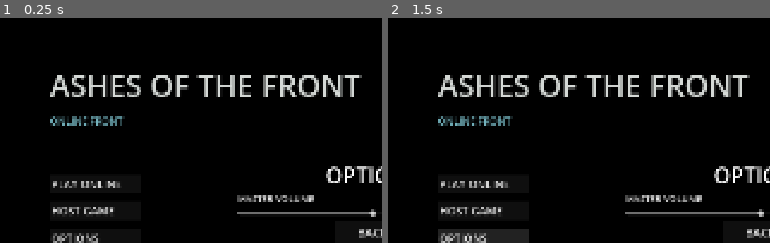
Above: before the commit, frames 1-2 (left to right).
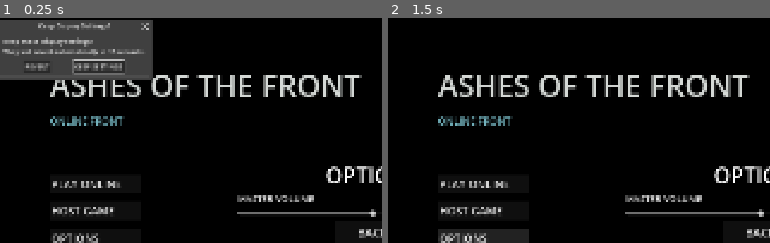
Above: after the commit, the same moments.

Repository: HexandRoach/Ashesofthefront
Game: Godot game, scene res://scenes/main_menu.tscn
The game is run twice, just before and just after one commit, with the same random seed, the same clock (stepped at 60 frames per second) and the same inputs. Video files are missing from this copy of the repository; at most half a second of black plays in their place.
Inputs (mouse positions are % of the whole screen's width and height, from its top left):
- Up to frame 1 (0.25 s): no input
- Up to frame 2 (1.5 s): click (5, 11) at 0.5 s, where only the run after the commit has a clickable "REVERT"; click "OPTIONS" at 1.25 s
The pictures show only the part of the screen within x 0-50%, y 0-50%; the shares and areas given below are measured in that part.

The runs differ from the first frame. In frame 1, 11% of the frame differs, in the area x 0-41%, y 0-28%; in frame 2, nothing differs.

Commit message:
Add graphics settings page

Diff:
--- a/project.godot
+++ b/project.godot
@@ -29,4 +29,3 @@
 [rendering]
 
 rendering_device/driver.windows="d3d12"
-renderer/rendering_method="gl_compatibility"
--- a/scenes/main_menu.gd
+++ b/scenes/main_menu.gd
@@ -9,22 +9,54 @@
 	Vector2i(2560, 1440)
 ]
 
+# 0 means unlimited / uncapped.
+const FRAME_RATE_LIMITS: Array[int] = [
+	0,
+	30,
+	60,
+	120,
+	144,
+	165,
+	240
+]
+
 const DEFAULT_WINDOWED_RESOLUTION_INDEX := 0
 const DEFAULT_FULLSCREEN_RESOLUTION_INDEX := 2
 const DEFAULT_DISPLAY_MODE_INDEX := 1
 const DEFAULT_MASTER_VOLUME := 0.5
 
-# These paths are relative to MainMenu.
+# 0 = OFF
+# 1 = ON
+# 2 = ADAPTIVE
+const DEFAULT_VSYNC_INDEX := 1
+
+# 0 = Unlimited
+# 1 = 30 FPS
+# 2 = 60 FPS
+# 3 = 120 FPS
+# 4 = 144 FPS
+# 5 = 165 FPS
+# 6 = 240 FPS
+const DEFAULT_FRAME_RATE_LIMIT_INDEX := 2
+
 @onready var display_mode_option: OptionButton = $OptionsOverlay/OptionsLayout/SettingsPages/VideoPage/DisplayModeOption
+@onready var resolution_option: OptionButton = $OptionsOverlay/OptionsLayout/SettingsPages/VideoPage/ResolutionOption
+@onready var vsync_option: OptionButton = $OptionsOverlay/OptionsLayout/SettingsPages/VideoPage/VSyncOption
+@onready var frame_rate_limit_option: OptionButton = $OptionsOverlay/OptionsLayout/SettingsPages/VideoPage/FrameRateLimitOption
+
 @onready var master_volume_slider: HSlider = $OptionsOverlay/OptionsLayout/MasterVolumeSlider
 @onready var exit_dialog: ConfirmationDialog = $ExitDialog
+
 @onready var video_page: VBoxContainer = $OptionsOverlay/OptionsLayout/SettingsPages/VideoPage
-
-# Your Scene tree showed this spelling:
-# ResoultionOption
-@onready var resolution_option: OptionButton = $OptionsOverlay/OptionsLayout/SettingsPages/VideoPage/ResolutionOption
+@onready var graphics_page: VBoxContainer = $OptionsOverlay/OptionsLayout/SettingsPages/GraphicsPage
+
+# These must be direct children of MainMenu.
+@onready var video_confirm_dialog: ConfirmationDialog = $VideoConfirmDialog
+@onready var video_confirm_timer: Timer = $VideoConfirmTimer
+@onready var graphics_settings_button: Button = $OptionsOverlay/OptionsLayout/CategoryButtons/GraphicsSettingsButton
 
 var exit_dialog_open := false
+var video_change_pending := false
 
 # 0 = 1280 x 720
 # 1 = 1600 x 900
@@ -38,10 +70,26 @@
 # 1 = FULLSCREEN
 var current_display_mode_index := DEFAULT_DISPLAY_MODE_INDEX
 
+# 0 = OFF
+# 1 = ON
+# 2 = ADAPTIVE
+var current_vsync_index := DEFAULT_VSYNC_INDEX
+
+# Index into FRAME_RATE_LIMITS.
+var current_frame_rate_limit_index := DEFAULT_FRAME_RATE_LIMIT_INDEX
+
+# Confirmed display settings, used when the player chooses REVERT
+# or the 10-second confirmation timer reaches zero.
+var previous_windowed_resolution_index := DEFAULT_WINDOWED_RESOLUTION_INDEX
+var previous_fullscreen_resolution_index := DEFAULT_FULLSCREEN_RESOLUTION_INDEX
+var previous_display_mode_index := DEFAULT_DISPLAY_MODE_INDEX
+
 
 func _ready() -> void:
 	_setup_display_mode_options()
 	_setup_resolution_options()
+	_setup_vsync_options()
+	_setup_frame_rate_limit_options()
 
 	_load_settings()
 	_apply_loaded_video_settings()
@@ -50,7 +98,24 @@
 	exit_dialog.get_cancel_button().hide()
 	exit_dialog.dialog_close_on_escape = false
 
+	video_confirm_dialog.title = "Keep Display Settings?"
+	video_confirm_dialog.dialog_text = (
+		"Keep these display settings?\n"
+		+ "They will revert automatically in 10 seconds."
+	)
+	video_confirm_dialog.dialog_close_on_escape = false
+	video_confirm_dialog.exclusive = true
+	video_confirm_dialog.get_ok_button().text = "KEEP SETTINGS"
+	video_confirm_dialog.get_cancel_button().text = "REVERT"
+
+	video_confirm_timer.wait_time = 10.0
+	video_confirm_timer.one_shot = true
+
 	video_page.hide()
+	graphics_page.hide()
+	graphics_settings_button.pressed.connect(
+	_on_graphics_settings_button_pressed
+)
 
 
 func _setup_display_mode_options() -> void:
@@ -63,10 +128,30 @@
 	resolution_option.clear()
 
 	for resolution: Vector2i in RESOLUTIONS:
-		resolution_option.add_item("%d x %d" % [
-			resolution.x,
-			resolution.y
-		])
+		resolution_option.add_item(
+			"%d x %d" % [
+				resolution.x,
+				resolution.y
+			]
+		)
+
+
+func _setup_vsync_options() -> void:
+	vsync_option.clear()
+	vsync_option.add_item("OFF")
+	vsync_option.add_item("ON")
+	vsync_option.add_item("ADAPTIVE")
+
+
+func _setup_frame_rate_limit_options() -> void:
+	frame_rate_limit_option.clear()
+	frame_rate_limit_option.add_item("UNLIMITED")
+	frame_rate_limit_option.add_item("30 FPS")
+	frame_rate_limit_option.add_item("60 FPS")
+	frame_rate_limit_option.add_item("120 FPS")
+	frame_rate_limit_option.add_item("144 FPS")
+	frame_rate_limit_option.add_item("165 FPS")
+	frame_rate_limit_option.add_item("240 FPS")
 
 
 func _load_settings() -> void:
@@ -74,9 +159,28 @@
 	var load_error: Error = config.load(SETTINGS_PATH)
 
 	if load_error != OK:
+		current_windowed_resolution_index = (
+			DEFAULT_WINDOWED_RESOLUTION_INDEX
+		)
+
+		current_fullscreen_resolution_index = (
+			DEFAULT_FULLSCREEN_RESOLUTION_INDEX
+		)
+
+		current_display_mode_index = (
+			DEFAULT_DISPLAY_MODE_INDEX
+		)
+
+		current_vsync_index = DEFAULT_VSYNC_INDEX
+
+		current_frame_rate_limit_index = (
+			DEFAULT_FRAME_RATE_LIMIT_INDEX
+		)
+
 		master_volume_slider.set_value_no_signal(
 			DEFAULT_MASTER_VOLUME
 		)
+
 		_set_master_volume(DEFAULT_MASTER_VOLUME)
 		return
 
@@ -118,6 +222,26 @@
 		1
 	)
 
+	current_vsync_index = clampi(
+		int(config.get_value(
+			"video",
+			"vsync_index",
+			DEFAULT_VSYNC_INDEX
+		)),
+		0,
+		2
+	)
+
+	current_frame_rate_limit_index = clampi(
+		int(config.get_value(
+			"video",
+			"frame_rate_limit_index",
+			DEFAULT_FRAME_RATE_LIMIT_INDEX
+		)),
+		0,
+		FRAME_RATE_LIMITS.size() - 1
+	)
+
 	master_volume_slider.set_value_no_signal(saved_volume)
 	_set_master_volume(saved_volume)
 
@@ -149,6 +273,18 @@
 		"video",
 		"display_mode_index",
 		current_display_mode_index
+	)
+
+	config.set_value(
+		"video",
+		"vsync_index",
+		current_vsync_index
+	)
+
+	config.set_value(
+		"video",
+		"frame_rate_limit_index",
+		current_frame_rate_limit_index
 	)
 
 	var save_error: Error = config.save(SETTINGS_PATH)
@@ -171,10 +307,51 @@
 			false
 		)
 
+	_apply_vsync(current_vsync_index)
+	_apply_frame_rate_limit(current_frame_rate_limit_index)
+
+
+func _apply_vsync(index: int) -> void:
+	current_vsync_index = clampi(index, 0, 2)
+	vsync_option.select(current_vsync_index)
+
+	match current_vsync_index:
+		0:
+			DisplayServer.window_set_vsync_mode(
+				DisplayServer.VSYNC_DISABLED
+			)
+
+		1:
+			DisplayServer.window_set_vsync_mode(
+				DisplayServer.VSYNC_ENABLED
+			)
+
+		2:
+			DisplayServer.window_set_vsync_mode(
+				DisplayServer.VSYNC_ADAPTIVE
+			)
+
+
+func _apply_frame_rate_limit(index: int) -> void:
+	current_frame_rate_limit_index = clampi(
+		index,
+		0,
+		FRAME_RATE_LIMITS.size() - 1
+	)
+
+	frame_rate_limit_option.select(
+		current_frame_rate_limit_index
+	)
+
+	Engine.max_fps = FRAME_RATE_LIMITS[
+		current_frame_rate_limit_index
+	]
+
 
 func _on_options_button_pressed() -> void:
 	_update_display_mode_selection()
 	video_page.hide()
+	graphics_page.hide()
 	$OptionsOverlay.show()
 
 
@@ -184,34 +361,135 @@
 
 func _on_option_back_button_pressed() -> void:
 	video_page.hide()
+	graphics_page.hide()
 	$OptionsOverlay.hide()
 
 
 func _on_display_mode_option_item_selected(index: int) -> void:
+	if video_change_pending:
+		return
+
+	if index != 0 and index != 1:
+		return
+
+	_begin_video_change_confirmation()
+
 	if index == 0:
 		_set_windowed_resolution(
 			current_windowed_resolution_index,
-			true
-		)
-
-	elif index == 1:
+			false
+		)
+	else:
 		_set_fullscreen_resolution(
 			current_fullscreen_resolution_index,
-			true
+			false
 		)
 
 
 func _on_resolution_option_item_selected(index: int) -> void:
+	if video_change_pending:
+		return
+
 	if index < 0 or index >= RESOLUTIONS.size():
 		return
 
-	# 1280 x 720 and 1600 x 900 are windowed choices.
+	_begin_video_change_confirmation()
+
+	# 1280 x 720 and 1600 x 900 are windowed options.
 	if index == 0 or index == 1:
-		_set_windowed_resolution(index, true)
-
-	# 1920 x 1080 and 2560 x 1440 are fullscreen choices.
-	elif index == 2 or index == 3:
-		_set_fullscreen_resolution(index, true)
+		_set_windowed_resolution(index, false)
+
+	# 1920 x 1080 and 2560 x 1440 are fullscreen options.
+	else:
+		_set_fullscreen_resolution(index, false)
+
+
+func _on_vsync_option_item_selected(index: int) -> void:
+	if index < 0 or index > 2:
+		return
+
+	_apply_vsync(index)
+	_save_settings()
+
+
+func _on_frame_rate_limit_option_item_selected(
+	index: int
+) -> void:
+	if index < 0 or index >= FRAME_RATE_LIMITS.size():
+		return
+
+	_apply_frame_rate_limit(index)
+	_save_settings()
+
+
+func _begin_video_change_confirmation() -> void:
+	previous_windowed_resolution_index = (
+		current_windowed_resolution_index
+	)
+
+	previous_fullscreen_resolution_index = (
+		current_fullscreen_resolution_index
+	)
+
+	previous_display_mode_index = current_display_mode_index
+
+	video_change_pending = true
+
+	video_confirm_dialog.dialog_text = (
+		"Keep these display settings?\n"
+		+ "They will revert automatically in 10 seconds."
+	)
+
+	video_confirm_dialog.popup_centered()
+	video_confirm_timer.start()
+
+
+func _on_video_confirm_dialog_confirmed() -> void:
+	if not video_change_pending:
+		return
+
+	video_change_pending = false
+	video_confirm_timer.stop()
+
+	_save_settings()
+
+
+func _on_video_confirm_dialog_canceled() -> void:
+	_revert_video_settings()
+
+
+func _on_video_confirm_timer_timeout() -> void:
+	_revert_video_settings()
+
+
+func _revert_video_settings() -> void:
+	if not video_change_pending:
+		return
+
+	video_change_pending = false
+	video_confirm_timer.stop()
+	video_confirm_dialog.hide()
+
+	current_windowed_resolution_index = (
+		previous_windowed_resolution_index
+	)
+
+	current_fullscreen_resolution_index = (
+		previous_fullscreen_resolution_index
+	)
+
+	current_display_mode_index = previous_display_mode_index
+
+	if previous_display_mode_index == 0:
+		_set_windowed_resolution(
+			previous_windowed_resolution_index,
+			false
+		)
+	else:
+		_set_fullscreen_resolution(
+			previous_fullscreen_resolution_index,
+			false
+		)
 
 
 func _set_windowed_resolution(
@@ -276,6 +554,11 @@
 
 
 func _on_reset_settings_button_pressed() -> void:
+	if video_change_pending:
+		video_change_pending = false
+		video_confirm_timer.stop()
+		video_confirm_dialog.hide()
+
 	current_windowed_resolution_index = (
 		DEFAULT_WINDOWED_RESOLUTION_INDEX
 	)
@@ -295,6 +578,12 @@
 	_set_fullscreen_resolution(
 		DEFAULT_FULLSCREEN_RESOLUTION_INDEX,
 		false
+	)
+
+	_apply_vsync(DEFAULT_VSYNC_INDEX)
+
+	_apply_frame_rate_limit(
+		DEFAULT_FRAME_RATE_LIMIT_INDEX
 	)
 
 	_save_settings()
@@ -322,6 +611,12 @@
 			current_windowed_resolution_index
 		)
 
+	vsync_option.select(current_vsync_index)
+
+	frame_rate_limit_option.select(
+		current_frame_rate_limit_index
+	)
+
 
 func _set_master_volume(value: float) -> void:
 	var master_bus: int = AudioServer.get_bus_index("Master")
@@ -333,7 +628,9 @@
 	AudioServer.set_bus_volume_linear(master_bus, value)
 
 
-func _on_master_volume_slider_value_changed(value: float) -> void:
+func _on_master_volume_slider_value_changed(
+	value: float
+) -> void:
 	_set_master_volume(value)
 	_save_settings()
 
@@ -359,3 +656,21 @@
 		exit_dialog.hide()
 
 	get_viewport().set_input_as_handled()
+
+
+func _on_graphics_settings_button_pressed() -> void:
+	print("GRAPHICS BUTTON PRESSED")
+	print("Before show - visible: ", graphics_page.visible)
+	print("Before show - position: ", graphics_page.position)
+	print("Before show - size: ", graphics_page.size)
+
+	video_page.hide()
+	graphics_page.show()
+
+	print("After show - visible: ", graphics_page.visible)
+	print("After show - position: ", graphics_page.position)
+	print("After show - size: ", graphics_page.size)
+
+
+func _on_graphics_back_button_pressed() -> void:
+	graphics_page.hide()
--- a/scenes/main_menu.tscn
+++ b/scenes/main_menu.tscn
@@ -312,6 +312,95 @@
 layout_mode = 2
 text = "RESET SETTINGS"
 
+[node name="GraphicsPage" type="VBoxContainer" parent="OptionsOverlay/OptionsLayout/SettingsPages" unique_id=921909917]
+custom_minimum_size = Vector2(540, 333)
+layout_mode = 0
+offset_right = 540.0
+offset_bottom = 333.0
+
+[node name="GraphicsTitle" type="Label" parent="OptionsOverlay/OptionsLayout/SettingsPages/GraphicsPage" unique_id=1221670294]
+layout_mode = 2
+text = "GRAPHICS SETTINGS"
+
+[node name="GraphicsScrollContainer" type="ScrollContainer" parent="OptionsOverlay/OptionsLayout/SettingsPages/GraphicsPage" unique_id=1199019689]
+layout_mode = 2
+size_flags_vertical = 3
+
+[node name="GraphicsContent" type="VBoxContainer" parent="OptionsOverlay/OptionsLayout/SettingsPages/GraphicsPage/GraphicsScrollContainer" unique_id=2077115826]
+custom_minimum_size = Vector2(540, 787)
+layout_mode = 2
+size_flags_vertical = 3
+theme_override_constants/separation = 18
+
+[node name="GraphicsSettingsButton" type="Button" parent="OptionsOverlay/OptionsLayout/SettingsPages/GraphicsPage/GraphicsScrollContainer/GraphicsContent" unique_id=1085627002]
+layout_mode = 2
+text = "GRAPHICS SETTINGS"
+
+[node name="PresetHeading" type="Label" parent="OptionsOverlay/OptionsLayout/SettingsPages/GraphicsPage/GraphicsScrollContainer/GraphicsContent" unique_id=1008171528]
+layout_mode = 2
+text = "PRESET"
+
+[node name="GraphicsPresetLabel" type="Label" parent="OptionsOverlay/OptionsLayout/SettingsPages/GraphicsPage/GraphicsScrollContainer/GraphicsContent" unique_id=439550569]
+layout_mode = 2
+text = "GRAPHICS PRESET"
+
+[node name="GraphicsPresetOption" type="OptionButton" parent="OptionsOverlay/OptionsLayout/SettingsPages/GraphicsPage/GraphicsScrollContainer/GraphicsContent" unique_id=1532576016]
+layout_mode = 2
+
+[node name="ImageQualityHeading" type="Label" parent="OptionsOverlay/OptionsLayout/SettingsPages/GraphicsPage/GraphicsScrollContainer/GraphicsContent" unique_id=619755987]
+layout_mode = 2
+text = "IMAGE QUALITY"
+
+[node name="RenderScaleLabel" type="Label" parent="OptionsOverlay/OptionsLayout/SettingsPages/GraphicsPage/GraphicsScrollContainer/GraphicsContent" unique_id=1044021031]
+layout_mode = 2
+text = "RENDER SCALE"
+
+[node name="RenderScaleOption" type="OptionButton" parent="OptionsOverlay/OptionsLayout/SettingsPages/GraphicsPage/GraphicsScrollContainer/GraphicsContent" unique_id=1022163063]
+layout_mode = 2
+
+[node name="AntiAliasingLabel" type="Label" parent="OptionsOverlay/OptionsLayout/SettingsPages/GraphicsPage/GraphicsScrollContainer/GraphicsContent" unique_id=1736768863]
+layout_mode = 2
+text = "ANTI-ALIASING"
+
+[node name="AntiAliasingOption" type="OptionButton" parent="OptionsOverlay/OptionsLayout/SettingsPages/GraphicsPage/GraphicsScrollContainer/GraphicsContent" unique_id=577115683]
+layout_mode = 2
+
+[node name="LightingShadowsHeading" type="Label" parent="OptionsOverlay/OptionsLayout/SettingsPages/GraphicsPage/GraphicsScrollContainer/GraphicsContent" unique_id=2063211906]
+layout_mode = 2
+text = "LIGHTING & SHADOWS"
+
+[node name="ShadowQualityLabel" type="Label" parent="OptionsOverlay/OptionsLayout/SettingsPages/GraphicsPage/GraphicsScrollContainer/GraphicsContent" unique_id=1097182979]
+layout_mode = 2
+text = "SHADOW QUALITY"
+
+[node name="ShadowQualityOption" type="OptionButton" parent="OptionsOverlay/OptionsLayout/SettingsPages/GraphicsPage/GraphicsScrollContainer/GraphicsContent" unique_id=1183388839]
+layout_mode = 2
+
+[node name="GlowBloomLabel" type="Label" parent="OptionsOverlay/OptionsLayout/SettingsPages/GraphicsPage/GraphicsScrollContainer/GraphicsContent" unique_id=1422302536]
+layout_mode = 2
+text = "GLOW / BLOOM"
+
+[node name="GlowBloomOption" type="OptionButton" parent="OptionsOverlay/OptionsLayout/SettingsPages/GraphicsPage/GraphicsScrollContainer/GraphicsContent" unique_id=1661717]
+layout_mode = 2
+
+[node name="AmbientOcclusionLabel" type="Label" parent="OptionsOverlay/OptionsLayout/SettingsPages/GraphicsPage/GraphicsScrollContainer/GraphicsContent" unique_id=556658486]
+layout_mode = 2
+text = "AMBIENT OCCLUSION"
+
+[node name="AmbientOcclusionOption" type="OptionButton" parent="OptionsOverlay/OptionsLayout/SettingsPages/GraphicsPage/GraphicsScrollContainer/GraphicsContent" unique_id=840716906]
+layout_mode = 2
+
+[node name="ScreenSpaceReflectionsLabel" type="Label" parent="OptionsOverlay/OptionsLayout/SettingsPages/GraphicsPage/GraphicsScrollContainer/GraphicsContent" unique_id=1189838745]
+layout_mode = 2
+text = "SCREEN-SPACE REFLECTIONS"
+
+[node name="ScreenSpaceReflectionsOption" type="OptionButton" parent="OptionsOverlay/OptionsLayout/SettingsPages/GraphicsPage/GraphicsScrollContainer/GraphicsContent" unique_id=2016478715]
+layout_mode = 2
+
+[node name="GraphicsBackButton" type="Button" parent="OptionsOverlay/OptionsLayout/SettingsPages/GraphicsPage" unique_id=238776646]
+layout_mode = 2
+text = "BACK"
+
 [node name="ExitDialog" type="ConfirmationDialog" parent="." unique_id=1431644987]
 oversampling_override = 1.0
 title = "ABANDON SQUAD"
@@ -324,7 +413,11 @@
 cancel_button_text = "NO"
 
 [node name="VideoConfirmDialog" type="ConfirmationDialog" parent="." unique_id=1388018522]
+oversampling_override = 1.0
 title = "Keep Display Settings?"
+position = Vector2i(0, 36)
+size = Vector2i(233, 100)
+visible = true
 ok_button_text = "KEEP SETTINGS"
 dialog_text = "Keep these display settings?"
 dialog_close_on_escape = false
@@ -342,7 +435,10 @@
 [connection signal="pressed" from="OptionsOverlay/OptionsLayout/CategoryButtons/VideoSettingsButton" to="." method="_on_video_settings_button_pressed"]
 [connection signal="item_selected" from="OptionsOverlay/OptionsLayout/SettingsPages/VideoPage/DisplayModeOption" to="." method="_on_display_mode_option_item_selected"]
 [connection signal="item_selected" from="OptionsOverlay/OptionsLayout/SettingsPages/VideoPage/ResolutionOption" to="." method="_on_resolution_option_item_selected"]
+[connection signal="item_selected" from="OptionsOverlay/OptionsLayout/SettingsPages/VideoPage/VSyncOption" to="." method="_on_vsync_option_item_selected"]
+[connection signal="item_selected" from="OptionsOverlay/OptionsLayout/SettingsPages/VideoPage/FrameRateLimitOption" to="." method="_on_frame_rate_limit_option_item_selected"]
 [connection signal="pressed" from="OptionsOverlay/OptionsLayout/SettingsPages/VideoPage/ResetSettingsButton" to="." method="_on_reset_settings_button_pressed"]
+[connection signal="pressed" from="OptionsOverlay/OptionsLayout/SettingsPages/GraphicsPage/GraphicsBackButton" to="." method="_on_graphics_back_button_pressed"]
 [connection signal="canceled" from="VideoConfirmDialog" to="." method="_on_video_confirm_dialog_canceled"]
 [connection signal="confirmed" from="VideoConfirmDialog" to="." method="_on_video_confirm_dialog_confirmed"]
 [connection signal="timeout" from="VideoConfirmTimer" to="." method="_on_video_confirm_timer_timeout"]
